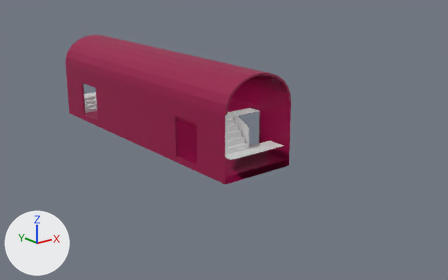
The Blender file Assets/Blender/ROSS Front.blend, before and after one commit.
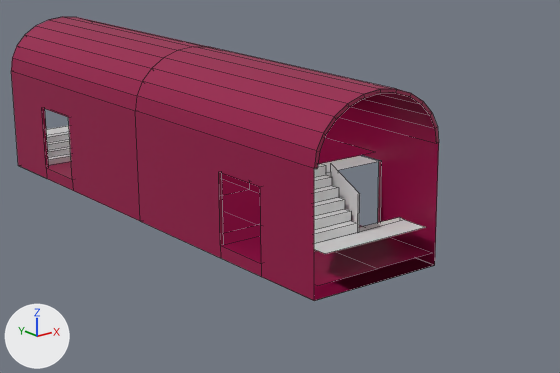
Each version appears first whole from a 50 mm lens placed at (-18.4, -28.4, 10.3), pointed at (2.2, -2.7, 0.0), and next in a close-up on the part from 13% to 79% of the width and 9% to 80% of the height. Lighting does not change. The marker at lower left points along +X, +Y and +Z. The close-ups show mesh edges as thin lines.

Names of what the first close-up shows: 'Body', 'Steps'.
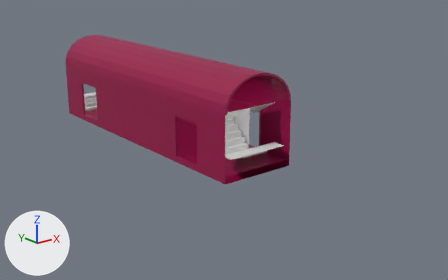
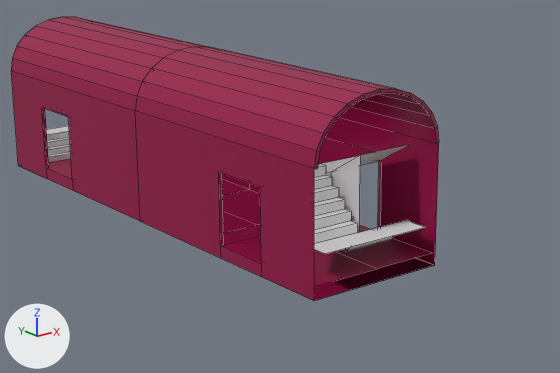
Commit message: move lower steps forward

Pixel boxes [x1, y1, x2, y2] of what changed, in the close-ups (560 x 373 px; the box of a moved part takes in the faces that stretch with it):
part 1 of me_cube_003, moved or reshaped: before [46, 128, 423, 250]; after [46, 128, 423, 251]

Patch to the scene script:
```diff
--- a/Assets/Blender/ROSS Front.blend.py
+++ b/Assets/Blender/ROSS Front.blend.py
@@ me_cube_003 @@
 # used by ob_steps; location = (0.0, 0.0, 0.0)
-me_cube_003.from_pydata(...)  # 60 vertices, 27 faces; spans x -1.9..1.9, y 4.09..8.0, z 0.35..2.57
+me_cube_003.from_pydata(...)  # 60 vertices, 25 faces, 1 loose edge; spans x -1.9..1.9, y 4.09..8.0, z 0.35..3.1
+# me_cube_003 part 1
+# 19 vertices are removed from x -1.9..-0.05, y 6.2..7.25, z 0.35..1.1
+# 12 faces are deleted
+# 10 vertices are added at x -1.9..-1.65, y 6.5..7.5, z 0.35..3.1
+# 9 new vertices lie (1.65, 0.0, 0.0) away from vertices in x -1.9..-1.71, y 6.5..7.25, z 0.35..3.1
+# 1 loose edge is added
+# 10 new faces join them
```
